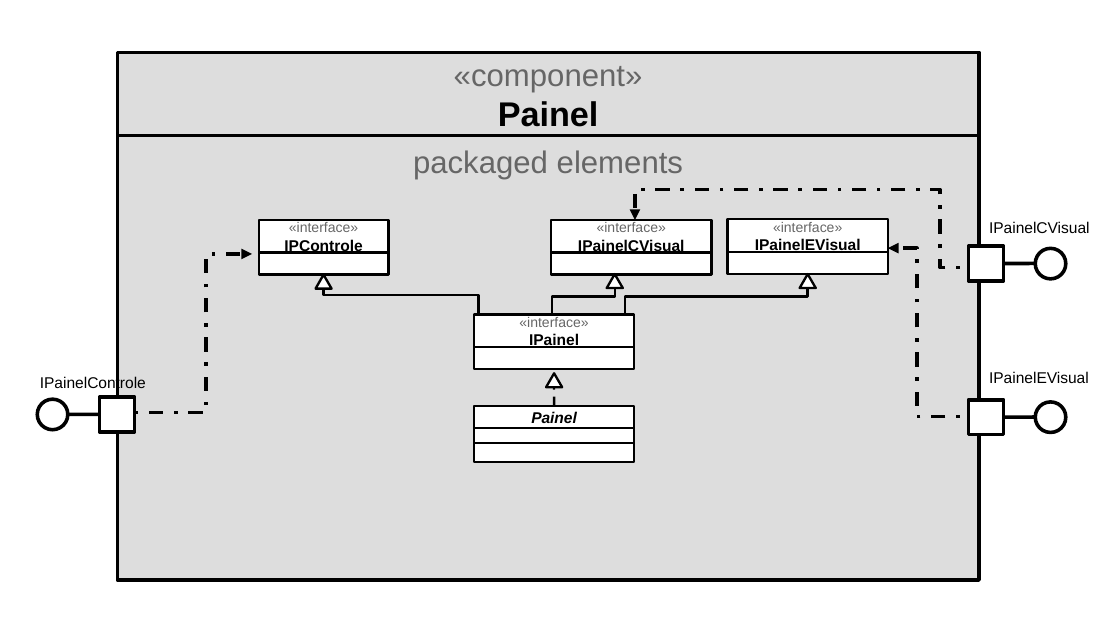
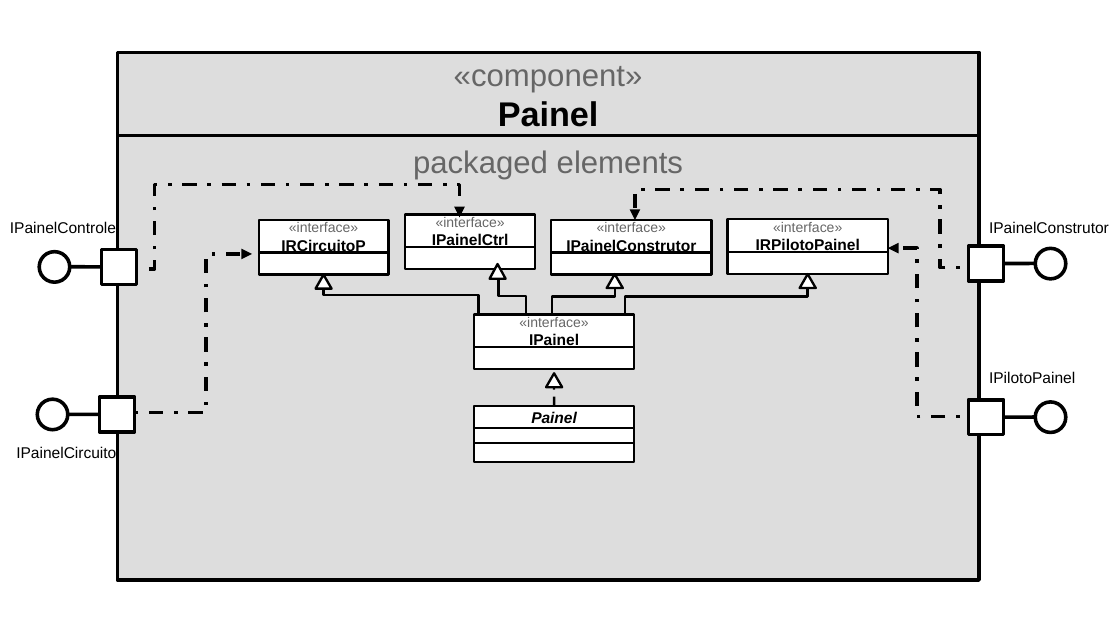
Before and after one commit to randersonLemos/peixonauta, a slide deck: slide 13 of lab07/assets/apresentacao_1.odp (slide 15 before the commit). Drawn at 1120x630 pixels with LibreOffice and Linux fonts; fonts in the diff are those of the drawing. Boxes give left, top, right and bottom in pixels: in the first picture for what was removed or moved away, otherwise in the second. Text is boxed around its words. In the diff, an @@ line names an element or a change of style, - is before the commit and + after.

```diff
--- a/lab07/assets/apresentacao_1.odp
+++ b/lab07/assets/apresentacao_1.odp
@@ freeform shape added at <box>134,185,459,269</box>, outline #000000 2.3 pt @@
@@ text "IPainelControle" rewrapped from <box>40,376,146,392</box> to <box>10,221,116,233</box> @@
@@ text in rectangle at <box>281,238,365,254</box>: text changed @@
-IPControle
+IRCircuitoP
@@ rectangle added at <box>405,215,535,249</box>, fill #FFFFFF, outline #000000 1.5 pt, 9 pt, text #666666 @@
+«interface»
+IPainelCtrl
@@ text in rectangle at <box>566,238,696,254</box>: text changed @@
-IPainelCVisual
+IPainelConstrutor
@@ text in rectangle at <box>756,238,860,254</box>: text changed @@
-IPainelEVisual
+IRPilotoPainel
@@ text at <box>989,221,1109,233</box>: text changed @@
-IPainelCVisual
+IPainelConstrutor
@@ ellipse added at <box>39,252,69,282</box>, fill #FFFFFF, outline #000000 2.3 pt @@
@@ line added from (125, 267) to (71, 267), #000000 2.3 pt @@
@@ rectangle added at <box>102,250,137,284</box>, fill #FFFFFF, outline #000000 2.3 pt @@
@@ rectangle added at <box>405,248,535,270</box>, fill #FFFFFF, outline #000000 1.5 pt @@
@@ freeform shape added at <box>489,264,505,279</box>, fill #FFFFFF, outline #000000 1.5 pt @@
@@ freeform shape added at <box>498,276,526,316</box>, outline #000000 1.5 pt @@
@@ text removed at <box>989,371,1089,383</box> @@
-IPainelEVisual
@@ text added at <box>989,371,1075,383</box>, 10 pt, text #000000 @@
+IPilotoPainel
@@ text added at <box>16,446,116,458</box>, 10 pt, text #000000 @@
+IPainelCircuito
```
Also in this commit, not shown: 9 other slides changed, 1 slide added, 3 slides removed, 2 other files.
